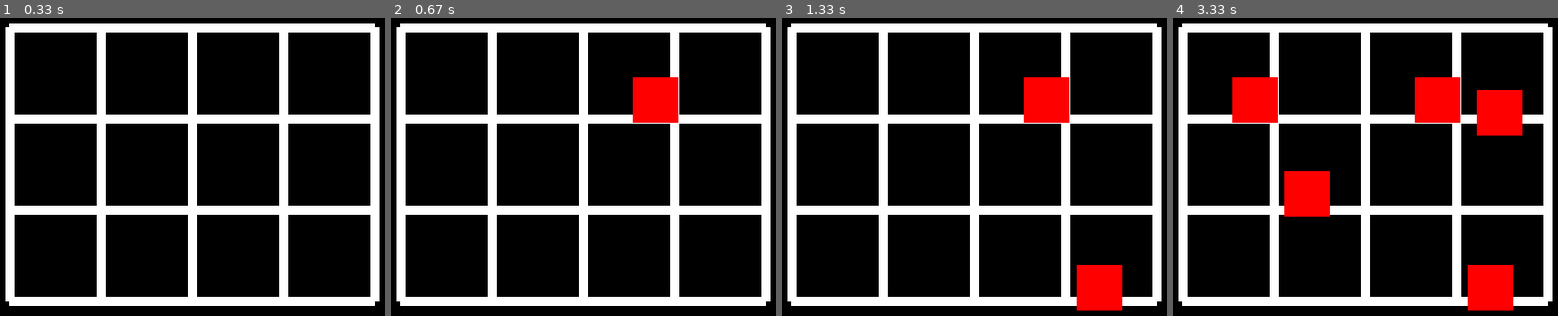
Above: before the commit, frames 1-4 (left to right).
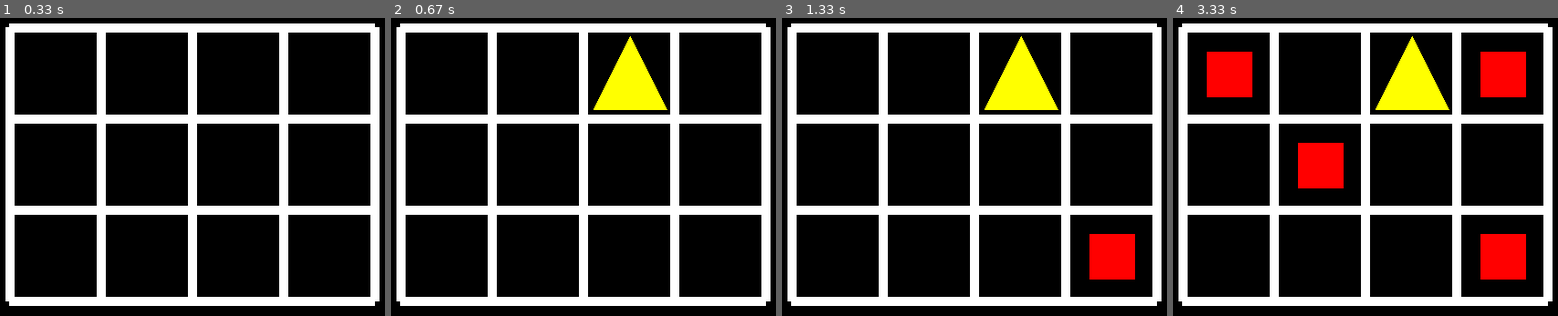
Above: after the commit, the same moments.

Repository: FranciscoMotaa/Trabalho-de-Lab-Semaforos
Game: pygame game, started from Semaforos.py
The game is run twice, just before and just after one commit, with the same random seed, the same clock (stepped at 60 frames per second) and the same inputs.
Inputs (mouse positions are in pixels of both pictures, inside the frame that each line leads up to):
- Up to frame 1 (0.33 s): no input
- Up to frame 2 (0.67 s): click (633, 77) at 0.38 s
- Up to frame 3 (1.33 s): click (1078, 265) at 0.83 s; move the mouse to (893, 169) at 1.13 s
- Up to frame 4 (3.33 s): click (1284, 169) at 1.42 s; click (1230, 77) at 2.18 s; move the mouse to (1477, 89) at 2.67 s; click (1477, 89) at 3.07 s

Frame 1 is identical in both runs. In frame 2, 3.5% of the frame differs, in the area x 52-75%, y 6-36%; in frame 3, 6.3%; in frame 4, 15%, in the area x 8-92%, y 6-99%.

Commit message:
Quadrados Vermelhos, Circulos Verdes e Triangulos Amarelos
iei

Diff:
--- a/Semaforos.py
+++ b/Semaforos.py
@@ -4,6 +4,12 @@
 from sys import exit
 
 pygame.init()
+
+def draw_triangle(screen, color, point):
+    point1 = (point[0], point[1]-40)
+    point2 = (point[0]+40, point[1]+40)
+    point3 = (point[0]-40, point[1]+40)
+    pygame.draw.polygon(screen, color, [point1, point2, point3])
 
 def desenha_tabuleiro(tela):
     pygame.draw.line(tela,(255, 255, 255), (10,10), (10,310), 10)	#1ª linha vertical
@@ -18,10 +24,96 @@
     pygame.display.update()
 
 def coloca_peca(tela):
-            x, y = pygame.mouse.get_pos()
-            rect = pygame.Rect(x, y, 50, 50)
-            pygame.draw.rect(tela, (255, 0, 0), rect)
-            pygame.display.update()
+    x, y = pygame.mouse.get_pos()
+    rect = pygame.Rect(x, y, 50, 50)
+    pygame.draw.rect(tela, (255, 0, 0), rect)
+    pygame.display.update()
+
+def area1(tela):
+    x, y = pygame.mouse.get_pos()
+    if x>20 and y>20 and x<110 and y<110:
+        rect = pygame.Rect(37.5, 37.5, 50, 50)
+        pygame.draw.rect(tela, (255,0,0), rect)
+        pygame.display.update()
+
+def area2(tela):
+    x, y = pygame.mouse.get_pos()
+    if x>120 and y>20 and x<210 and y<110:
+        #rect = pygame.Rect(137.5, 37.5, 50, 50)
+        #pygame.draw.rect(tela, (255,0,0), rect)
+        pygame.draw.circle(tela,(0, 255, 0), (162.5, 62.5), 40)
+        pygame.display.update()
+
+def area3(tela):
+    x, y = pygame.mouse.get_pos()
+    if x>220 and y>20 and x<310 and y<110:
+        #rect = pygame.Rect(237.5, 37.5, 50, 50)
+        #pygame.draw.rect(tela, (255,0,0), rect)
+        draw_triangle(tela,(255,255,0),(262.5,60))
+        pygame.display.update()
+
+def area4(tela):
+    x, y = pygame.mouse.get_pos()
+    if x>320 and y>20 and x<410 and y<110:
+        rect = pygame.Rect(337.5, 37.5, 50, 50)
+        pygame.draw.rect(tela, (255,0,0), rect)
+        pygame.display.update()
+
+def area5(tela):
+    x, y = pygame.mouse.get_pos()
+    if x>20 and y>120 and x<110 and y<210:
+        rect = pygame.Rect(37.5, 137.5, 50, 50)
+        pygame.draw.rect(tela, (255,0,0), rect)
+        pygame.display.update()
+
+def area6(tela):
+    x, y = pygame.mouse.get_pos()
+    if x>120 and y>120 and x<210 and y<210:
+        rect = pygame.Rect(137.5, 137.5, 50, 50)
+        pygame.draw.rect(tela, (255,0,0), rect)
+        pygame.display.update()
+
+def area7(tela):
+    x, y = pygame.mouse.get_pos()
+    if x>220 and y>120 and x<310 and y<210:
+        rect = pygame.Rect(237.5, 137.5, 50, 50)
+        pygame.draw.rect(tela, (255,0,0), rect)
+        pygame.display.update()
+
+def area8(tela):
+    x, y = pygame.mouse.get_pos()
+    if x>320 and y>120 and x<410 and y<210:
+        rect = pygame.Rect(337.5, 137.5, 50, 50)
+        pygame.draw.rect(tela, (255,0,0), rect)
+        pygame.display.update()
+
+def area9(tela):
+    x, y = pygame.mouse.get_pos()
+    if x>20 and y>220 and x<110 and y<300:
+        rect = pygame.Rect(37.5, 237.5, 50, 50)
+        pygame.draw.rect(tela, (255,0,0), rect)
+        pygame.display.update()
+
+def area10(tela):
+    x, y = pygame.mouse.get_pos()
+    if x>120 and y>220 and x<210 and y<300:
+        rect = pygame.Rect(137.5, 237.5, 50, 50)
+        pygame.draw.rect(tela, (255,0,0), rect)
+        pygame.display.update()
+
+def area11(tela):
+    x, y = pygame.mouse.get_pos()
+    if x>220 and y>220 and x<310 and y<300:
+        rect = pygame.Rect(237.5, 237.5, 50, 50)
+        pygame.draw.rect(tela, (255,0,0), rect)
+        pygame.display.update()
+
+def area12(tela):
+    x, y = pygame.mouse.get_pos()
+    if x>320 and y>220 and x<410 and y<300:
+        rect = pygame.Rect(337.5, 237.5, 50, 50)
+        pygame.draw.rect(tela, (255,0,0), rect)
+        pygame.display.update()
 
 largura=640
 altura=480
@@ -34,4 +126,15 @@
             pygame.quit()
             exit()
         elif event.type==pygame.MOUSEBUTTONDOWN and event.button == 1:
-              coloca_peca(tela)
+              area1(tela)
+              area2(tela)
+              area3(tela)
+              area4(tela)
+              area5(tela)
+              area6(tela)
+              area7(tela)
+              area8(tela)
+              area9(tela)
+              area10(tela)
+              area11(tela)
+              area12(tela)
